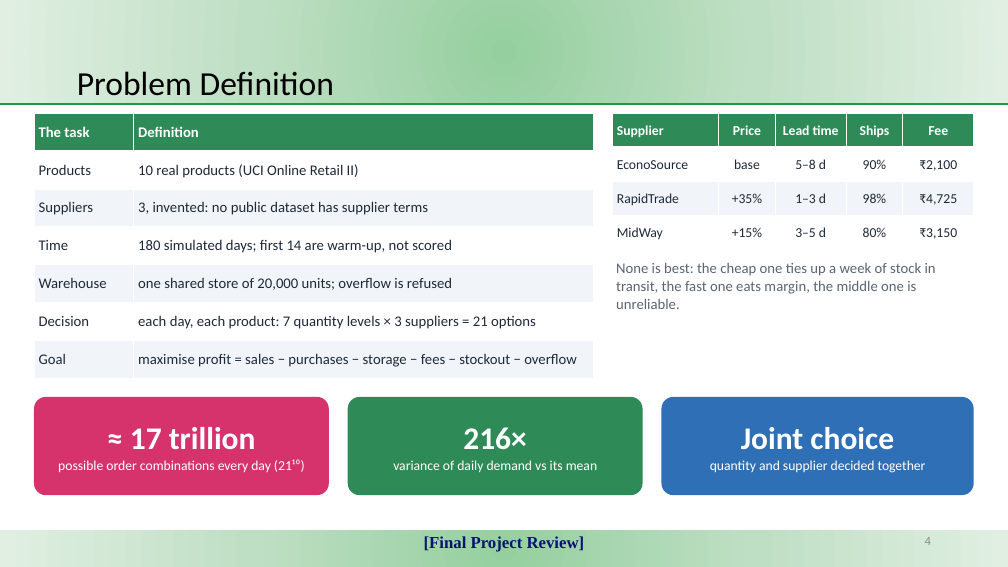
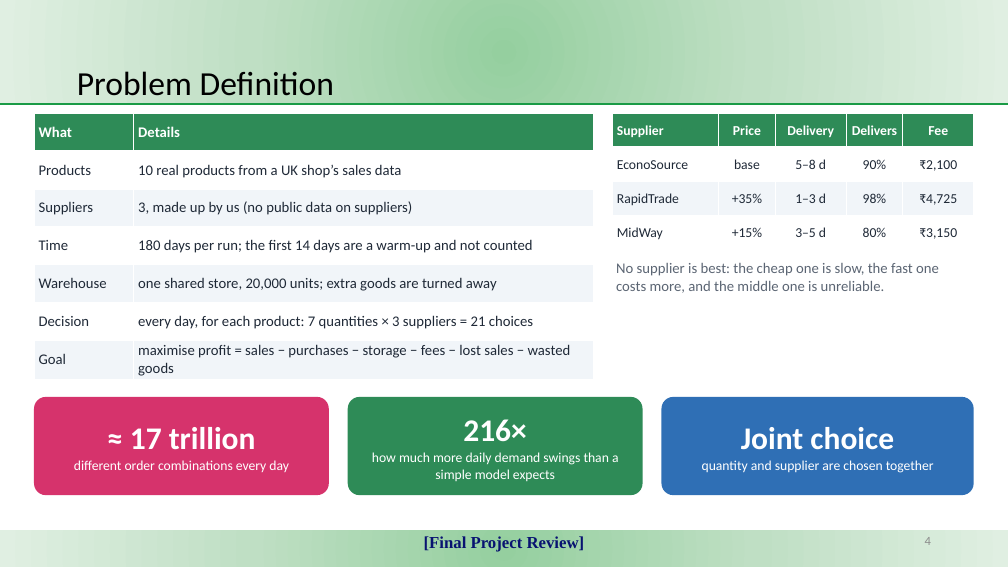
Before and after one commit to KJSK-Koushik/Supply-AI-RL-Explainable-supply-chain-Optimisation, a slide deck: slide 4 of reports/SupplyAI-RL_Final_Project_Review.pptx. Drawn at 1008x567 pixels with LibreOffice and Linux fonts; fonts in the diff are those of the drawing. Boxes give left, top, right and bottom in pixels: in the first picture for what was removed or moved away, otherwise in the second. Text is boxed around its words. In the diff, an @@ line names an element or a change of style, - is before the commit and + after.

Commit message:
Rewrite the final-review deck text in simpler words
Same slides, layout and numbers. Plain-English wording for the introduction,
problem, gaps, objectives, methodology, dataset, baselines, explainer,
crisis, dashboard, results and conclusion slides and for the three
infographics (architecture, agent loop, explainer pipeline). Technical terms
are kept but explained where they first appear.

scripts/simplify_deck_text.py records the edit. It rewrites text in place and
is not a build step.

```diff
--- a/reports/SupplyAI-RL_Final_Project_Review.pptx
+++ b/reports/SupplyAI-RL_Final_Project_Review.pptx
@@ table at (x1=34, y1=113, x2=594, y2=380) @@
-row 1, column 1: The task
+row 1, column 1: What
-row 1, column 2: Definition
+row 1, column 2: Details
-row 2, column 2: 10 real products (UCI Online Retail II)
+row 2, column 2: 10 real products from a UK shop’s sales data
-row 3, column 2: 3, invented: no public dataset has supplier terms
+row 3, column 2: 3, made up by us (no public data on suppliers)
-row 4, column 2: 180 simulated days; first 14 are warm-up, not scored
+row 4, column 2: 180 days per run; the first 14 days are a warm-up and not counted
-row 5, column 2: one shared store of 20,000 units; overflow is refused
+row 5, column 2: one shared store, 20,000 units; extra goods are turned away
-row 6, column 2: each day, each product: 7 quantity levels × 3 suppliers = 21 options
+row 6, column 2: every day, for each product: 7 quantities × 3 suppliers = 21 choices
-row 7, column 2: maximise profit = sales − purchases − storage − fees − stockout − overflow
+row 7, column 2: maximise profit = sales − purchases − storage − fees − lost sales − wasted goods
@@ table at (x1=613, y1=113, x2=975, y2=250) @@
-row 1, column 3: Lead time
+row 1, column 3: Delivery
-row 1, column 4: Ships
+row 1, column 4: Delivers
@@ text at (x1=616, y1=263, x2=939, y2=293): text changed @@
-None is best: the cheap one ties up a week of stock in transit, the fast one eats margin, the middle one is unreliable.
+No supplier is best: the cheap one is slow, the fast one costs more, and the middle one is unreliable.
@@ text at (x1=74, y1=460, x2=289, y2=472): text changed @@
-possible order combinations every day (21¹⁰)
+different order combinations every day
@@ text at (x1=372, y1=452, x2=619, y2=481): text changed @@
-variance of daily demand vs its mean
+how much more daily demand swings than a simple model expects
@@ text at (x1=702, y1=460, x2=934, y2=473): text changed @@
-quantity and supplier decided together
+quantity and supplier are chosen together
```
Also in this commit, not shown: 19 other slides changed, 7 other files.
